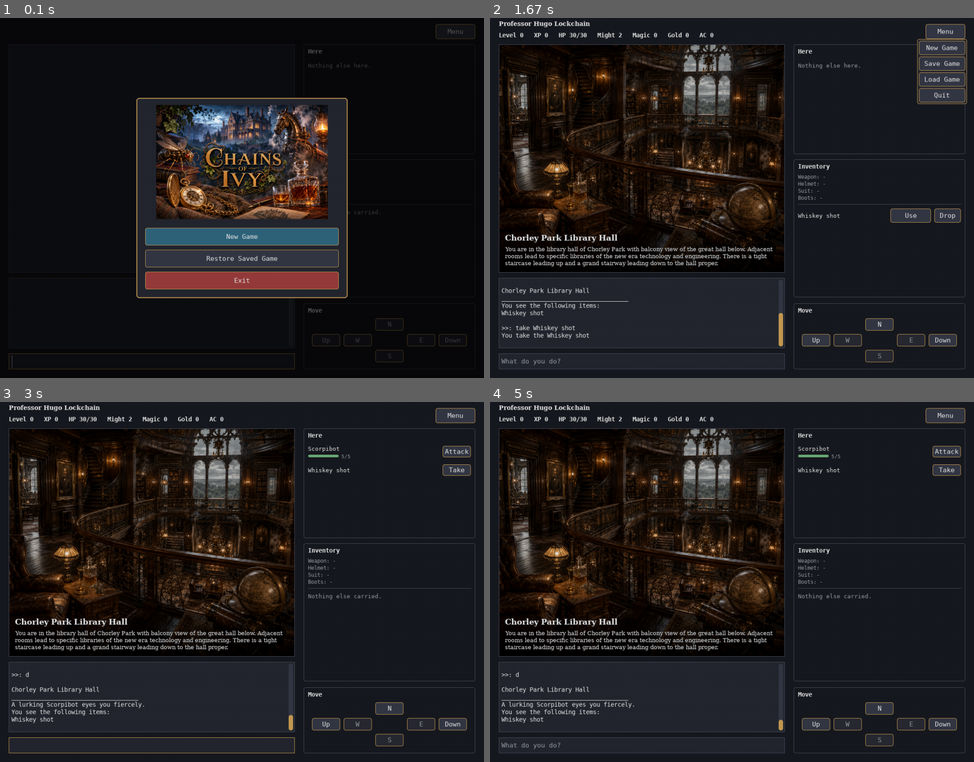
Above: before the commit, frames 1-4 (two rows, left to right).
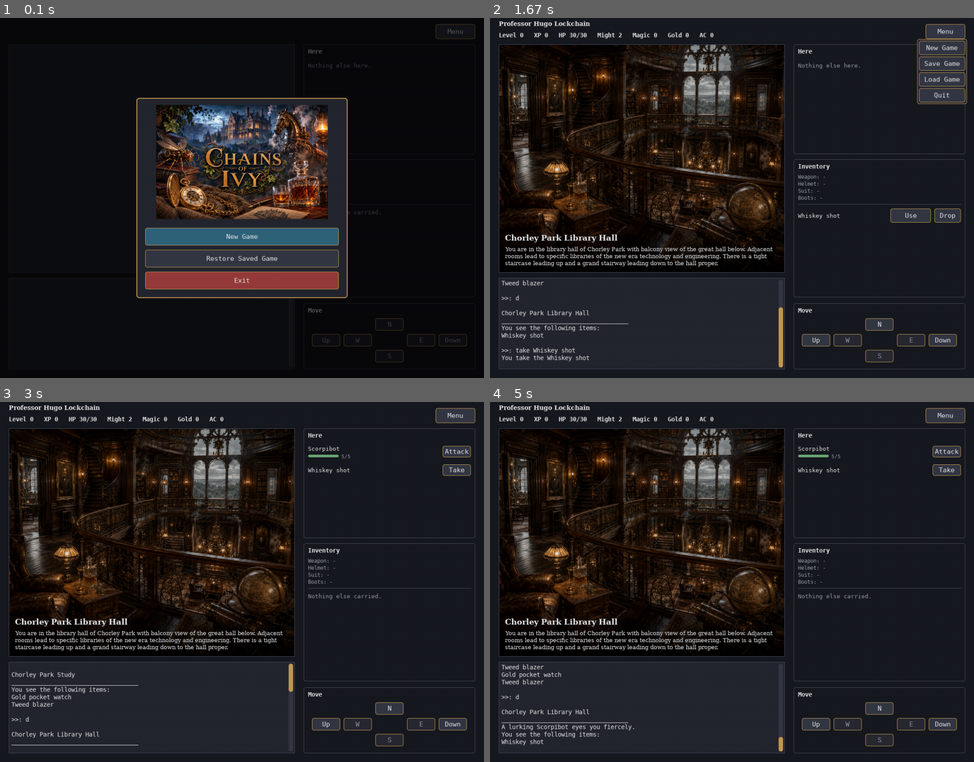
Above: after the commit, the same moments.

Repository: pkokosielis/Chains-of-Ivy
Game: pygame game, started from pygame_main.py
The game is run twice, just before and just after one commit, with the same random seed, the same clock (stepped at 60 frames per second) and the same inputs.
Inputs (mouse positions are in pixels of both pictures, inside the frame that each line leads up to):
- Up to frame 1 (0.1 s): no input
- Up to frame 2 (1.67 s): click "New Game" at 0.38 s; click "Down" at 0.72 s; press the mouse at (944, 68) at 1.03 s; move the mouse to (799, 72) at 1.13 s; release the mouse at (654, 79) at 1.27 s; press the mouse at (944, 32) at 1.37 s; move the mouse to (814, 144) at 1.47 s; release the mouse at (683, 255) at 1.6 s
- Up to frame 3 (3 s): press the mouse at (450, 430) at 1.7 s; move the mouse to (343, 531) at 1.8 s; release the mouse at (237, 632) at 1.93 s; press the mouse at (188, 607) at 2.03 s; move the mouse to (280, 657) at 2.13 s; release the mouse at (377, 711) at 2.27 s; click "Down" at 2.38 s; press the mouse at (290, 736) at 2.7 s; move the mouse to (290, 632) at 2.8 s; release the mouse at (290, 531) at 2.93 s
- Up to frame 4 (5 s): press the mouse at (877, 708) at 3.03 s; move the mouse to (761, 679) at 3.13 s; release the mouse at (640, 646) at 3.27 s; click "S" at 3.38 s; press the mouse at (814, 726) at 3.7 s; move the mouse to (746, 708) at 3.8 s; release the mouse at (678, 690) at 3.93 s; press the mouse at (944, 416) at 4.03 s; move the mouse to (862, 495) at 4.13 s; release the mouse at (780, 578) at 4.27 s; press the mouse at (940, 726) at 4.37 s; move the mouse to (761, 650) at 4.47 s; release the mouse at (577, 574) at 4.6 s; press the mouse at (940, 726) at 4.7 s; move the mouse to (765, 618) at 4.8 s; release the mouse at (591, 513) at 4.93 s

The runs differ from the first frame. In frame 1, 0.2% of the frame differs, in the area x 1-61%, y 93-98%; in frame 2, 1.2%; in frame 3, 1.3%; in frame 4, 1.4%, in the area x 1-61%, y 72-98%.

Commit message:
Remove the command input panel - every action now has a mouse path
The last two rounds of work (a proper Store dialog for buying, an
audit of what still needed typing) left exactly one real gap: buying.
With that closed, every action - movement, take/use/drop, talk,
attack, buy, save/load/new game/quit - has a button, panel row, or
Menu item. Nothing requires typing except a few conveniences (bulk
"take all", "help") the user explicitly said not to bother wiring up.
So the text input itself goes.

Removing it made several other things provably dead, not just
unused - they had no other way to ever run:

 - handleCommand()'s quit/save/restore/load/stats/inventory/drop-/buy-
   prefix branches: all typed-command shortcuts. The Menu's items call
   confirmExit/confirmSaveAs/confirmLoad directly; Use/Drop/Buy buttons
   call onUseItem/confirmDrop/confirmBuy directly. None of them ever
   routed through handleCommand - trimmed it to just the "talk"
   special-casing (still needed for the quest/storekeeper checks) and
   the generic fallback, now reached only by the Here pane's
   Talk/Attack/Take buttons.
 - The stats/inventory pulse-highlight feature (added two rounds ago):
   its only trigger was typing those words. Timers, the decrement loop,
   the border-flash drawing - all gone.

The Log pane grew 160px -> 208px to fill the space, running to the
bottom of the left column instead of stopping above an input box.

Test suite went 88 -> 80. Deleted 9: typed drop/buy for a nonexistent
item or with insufficient gold are UI-impossible now (Drop/Buy buttons
only ever target a real item already in front of the player), and
typed quit/save/restore/load/drop/buy dialog-opening tests duplicated
coverage the button-driven tests already had. Converted the ones with
still-unique value (prefilled save names, corrupted-save handling, the
restore-picker's empty state) to trigger via the Menu instead of a
typed string. Added one new test for the Store dialog's "decline the
purchase" path, which had no button-era equivalent yet.

Also removed two stray game.dat/player.dat files from the repo root
(gitignored legacy-autosave artifacts, unrelated to this change) that
were making test_do_restore_without_saved_game_reports_error fail
regardless of these edits - confirmed via git stash that it failed
identically against the unmodified commit.

80 tests pass.

Co-Authored-By: Claude Sonnet 5 <noreply@anthropic.com>

Diff:
--- a/pygame_main.py
+++ b/pygame_main.py
@@ -48,11 +48,6 @@
 WINDOW_WIDTH = 1100
 WINDOW_HEIGHT = 820
 
-# How long the Stats bar / Inventory pane border flashes accent-colored
-# after "stats"/"inventory" is typed, pointing at the panel that already
-# has the answer instead of dumping the same numbers into the log again.
-HIGHLIGHT_PULSE_SECONDS = 0.6
-
 BANNER_IMAGE_PATH = ".images/game_banner.png"
 # Maps a Room's numeric ID to the art shown for it on the main screen.
 # Not every room has art yet; rooms missing from this dict simply show no
@@ -503,9 +498,6 @@
       self.currentRoom = None
       self.player = None
 
-      self.statsHighlightTimer = 0.0
-      self.inventoryHighlightTimer = 0.0
-
       self.modalStack = ModalStack()
 
       # Left column: the Scene pane (room title + art + description) always
@@ -513,13 +505,13 @@
       # every room without art. It's the dominant panel now that room
       # entry no longer dumps the description into the log too (see
       # drawScenePane) - the log only needs to hold combat/event history,
-      # not be a second place to read where you are. Command input beneath.
+      # not be a second place to read where you are. Every action is
+      # reachable by mouse (Move/Here/Inventory/Menu), so there's no typed
+      # command input to make room for below it - the log runs to the
+      # bottom of the column instead.
       self.scenePaneRect = pygame.Rect(20, 60, 650, 520)
-      self.log = ScrollLog((20, 592, 650, 160))
+      self.log = ScrollLog((20, 592, 650, 208))
       iowSetViewer(self.log)
-
-      self.commandInput = TextInput((20, 764, 650, 36), placeholder="What do you do?",
-                                     on_submit=self.handleCommand)
 
       self.directionButtons = {}
       self._buildDirectionButtons()
@@ -579,33 +571,17 @@
       self.refreshUI()
 
    def handleCommand(self, rawAction):
+      """Dispatches an action string from a button click - Here pane's
+      Talk/Attack/Take (the only callers now that every action has a
+      mouse path and there's no text input left to type anything else
+      into). Save/Load/New Game/Quit go straight from the Menu to their
+      own confirm* methods; Use/Drop/Buy go straight from their panel's
+      button to onUseItem/confirmDrop/confirmBuy. Both bypass this
+      dispatcher entirely, same as before it lost its typed-command role."""
       action = rawAction.strip()
       if not action:
          return
       iowPrint("\n>>: " + action)
-
-      if action == "quit":
-         self.confirmExit()
-         return
-
-      if action in ("restore", "load"):
-         self.confirmLoad()
-         return
-
-      if action == "save":
-         self.confirmSaveAs()
-         return
-
-      if action == "stats":
-         # Stats are already always visible in the top bar; pulse it
-         # instead of dumping the same numbers into the log again.
-         self.statsHighlightTimer = HIGHLIGHT_PULSE_SECONDS
-         return
-
-      if action == "inventory":
-         # Same reasoning: the Inventory pane already shows this.
-         self.inventoryHighlightTimer = HIGHLIGHT_PULSE_SECONDS
-         return
 
       if action == "talk":
          pendingNpc = self.getPendingQuestNpc()
@@ -619,20 +595,6 @@
             self.openStore(self.currentRoom.storeKeeper)
             return
 
-      if action[:5] == "drop ":
-         item = self.player.getItemFromDescription(action[5:])
-         if item is not None:
-            self.confirmDrop(item)
-            return
-
-      if action[:4] == "buy ":
-         storeKeeper = self.currentRoom.storeKeeper if self.currentRoom else None
-         if storeKeeper is not None:
-            item = storeKeeper.existsItem(action[4:])
-            if item is not None and self.player.getGold() >= item.getItemValue():
-               self.confirmBuy(storeKeeper, item)
-               return
-
       self.performAction(action)
 
    def performAction(self, action):
@@ -645,7 +607,6 @@
 
    def finishStartup(self):
       self.refreshUI()
-      self.commandInput.focused = True
 
    def handleStartChoice(self, choice):
       if choice == "start-restore":
@@ -956,8 +917,6 @@
          + "   Gold " + str(player.gold) + "   AC " + str(player.getArmorClass())
       )
       statsRect = pygame.Rect(20, 4, self.adminMenu.toggleButton.rect.x - 30, 52)
-      if self.statsHighlightTimer > 0:
-         pygame.draw.rect(self.screen, COLOR_ACCENT, statsRect.inflate(12, 8), width=2, border_radius=4)
 
       # Name reads as a heading (serif, matching the Scene pane's room
       # title) on its own line above the numbers, rather than folded into
@@ -1085,9 +1044,7 @@
    def drawInventoryPane(self):
       rect = self.inventoryPaneRect
       pygame.draw.rect(self.screen, COLOR_BACKGROUND, rect)
-      highlighted = self.inventoryHighlightTimer > 0
-      borderColor = COLOR_ACCENT if highlighted else COLOR_BORDER
-      pygame.draw.rect(self.screen, borderColor, rect, width=(2 if highlighted else 1), border_radius=4)
+      pygame.draw.rect(self.screen, COLOR_BORDER, rect, width=1, border_radius=4)
       titleSurf = getFont(14, bold=True).render("Inventory", True, COLOR_TEXT)
       self.screen.blit(titleSurf, (rect.x + 10, rect.y + 8))
 
@@ -1149,7 +1106,6 @@
       self.drawStatsBar()
       self.drawScenePane()
       self.log.draw(self.screen)
-      self.commandInput.draw(self.screen)
       self.drawHerePane()
       self.drawInventoryPane()
       self.drawDirectionPane()
@@ -1172,7 +1128,6 @@
       if self.adminMenu.handle_event(event):
          return
 
-      self.commandInput.handle_event(event)
       self.log.handle_event(event)
       for button in self.directionButtons.values():
          button.handle_event(event)
@@ -1187,10 +1142,7 @@
          dt = self.clock.tick(60) / 1000.0
          for event in pygame.event.get():
             self.handleEvent(event)
-         self.commandInput.update(dt)
          self.modalStack.update(dt)
-         self.statsHighlightTimer = max(0.0, self.statsHighlightTimer - dt)
-         self.inventoryHighlightTimer = max(0.0, self.inventoryHighlightTimer - dt)
          self.draw()
       pygame.quit()
 
--- a/tests/test_pygame_main_smoke.py
+++ b/tests/test_pygame_main_smoke.py
@@ -2,11 +2,16 @@
 
 Pygame has no OS-level input simulator like Textual's Pilot, so these
 drive the app directly at the Python-call level instead: calling
-app.handleCommand(...)/app.onDirectionClick(...) the same way the real
-event loop would, and invoking a dialog's button on_click callbacks
-directly rather than synthesizing real mouse clicks. Runs against a dummy
-SDL video driver so no real window is needed - see pygame_main.py and
-pygame_widgets.py for the frontend these exercise.
+app.onDirectionClick(...)/_clickMenuItem(...) and invoking a dialog's or
+panel row's button on_click callbacks directly, the same actions a real
+click would trigger. There's no typed-command entry point left to
+simulate - every action reaches the app through a button, the Menu, or a
+Here/Inventory panel row - so app.handleCommand(...) is only still
+useful directly for its three remaining real callers (Here pane's
+Talk/Attack/Take) and as a way to poke the generic engine-dispatch
+fallback with an arbitrary string. Runs against a dummy SDL video driver
+so no real window is needed - see pygame_main.py and pygame_widgets.py
+for the frontend these exercise.
 """
 import os
 
@@ -47,6 +52,12 @@
    return app, app.log.getText()
 
 
+def _clickMenuItem(app, label):
+   app.adminMenu.toggleButton.on_click()
+   button = next(b for b in app.adminMenu.itemButtons if b.label == label)
+   button.on_click()
+
+
 def _build_store_room():
    item = Item("Test Tonic", "Scroll", 3)
    item.setItemValue(10)
@@ -215,15 +226,18 @@
 
 # -- Save / restore / load / quit -------------------------------------------
 #
-# Save Game and Load Game are the only save mechanic - there's no separate
-# unnamed quick-save slot. "save" always prompts for a name (pre-filled
-# with an auto-incrementing "saved-N" default so Enter alone works), and
-# both "restore" and "load" open the same named-save picker.
+# Save Game and Load Game (the Menu's only two save-related items - see
+# test_pygame_admin_menu_has_no_separate_restore_item) are the only save
+# mechanic; there's no separate unnamed quick-save slot. Save always
+# prompts for a name (pre-filled with an auto-incrementing "saved-N"
+# default so Enter alone works). The engine still recognizes "restore"
+# and "load" as separate command strings, but nothing in the UI sends
+# either one anymore - Load Game covers both.
 
 def test_pygame_save_shows_prefilled_name_dialog_and_cancel_skips_it():
    app = ChainsOfIvyPygameApp()
    _startNewGame(app)
-   app.handleCommand("save")
+   _clickMenuItem(app, "Save Game")
    top = app.modalStack.top
    assert isinstance(top, SaveNameScreen)
    assert top.nameInput.value == "saved-1"
@@ -237,7 +251,7 @@
    monkeypatch.chdir(tmp_path)
    app = ChainsOfIvyPygameApp()
    _startNewGame(app)
-   app.handleCommand("save")
+   _clickMenuItem(app, "Save Game")
    app.modalStack.top.widgets[1].on_click()  # Save, using the prefilled name
    assert (tmp_path / "saves" / "saved-1.dat").exists()
 
@@ -247,41 +261,22 @@
    app = ChainsOfIvyPygameApp()
    _startNewGame(app)
 
-   app.handleCommand("save")
+   _clickMenuItem(app, "Save Game")
    app.modalStack.top.widgets[1].on_click()  # -> saved-1
-   app.handleCommand("save")
+   _clickMenuItem(app, "Save Game")
    assert app.modalStack.top.nameInput.value == "saved-2"
    app.modalStack.top.widgets[1].on_click()  # -> saved-2
 
    app.nextAction.doNamedSave(app.currentRoom, app.player, "before-boss")
 
-   app.handleCommand("save")
+   _clickMenuItem(app, "Save Game")
    assert app.modalStack.top.nameInput.value == "saved-3"
 
 
-def test_pygame_restore_and_load_commands_both_open_the_named_picker(tmp_path, monkeypatch):
-   monkeypatch.chdir(tmp_path)
-   app = ChainsOfIvyPygameApp()
-   _startNewGame(app)
-   app.handleCommand("save")
-   app.modalStack.top.widgets[1].on_click()  # -> saved-1
-
-   app.onDirectionClick("d")
-   assert app.currentRoom.getTitle() == "Chorley Park Library Hall"
-
-   app.handleCommand("restore")
-   assert isinstance(app.modalStack.top, LoadPickerScreen)
-   app.modalStack.top.widgets[0].on_click()  # pick "saved-1"
-   assert isinstance(app.modalStack.top, ConfirmScreen)
-   app.modalStack.top.widgets[0].on_click()  # Yes
-
-   assert app.currentRoom.getTitle() == "Chorley Park Study"
-
-
 def test_pygame_quit_shows_exit_dialog_and_cancel_resumes_play():
    app = ChainsOfIvyPygameApp()
    _startNewGame(app)
-   app.handleCommand("quit")
+   _clickMenuItem(app, "Quit")
    assert isinstance(app.modalStack.top, ExitScreen)
    app.modalStack.top.widgets[2].on_click()  # Cancel
    assert not app.modalStack.active
@@ -291,22 +286,9 @@
 def test_pygame_quit_exit_without_saving_exits_app():
    app = ChainsOfIvyPygameApp()
    _startNewGame(app)
-   app.handleCommand("quit")
+   _clickMenuItem(app, "Quit")
    app.modalStack.top.widgets[1].on_click()  # Exit without saving
    assert app.running is False
-
-
-def _clickMenuItem(app, label):
-   app.adminMenu.toggleButton.on_click()
-   button = next(b for b in app.adminMenu.itemButtons if b.label == label)
-   button.on_click()
-
-
-def test_pygame_admin_menu_quit_opens_same_exit_dialog_as_typed_quit():
-   app = ChainsOfIvyPygameApp()
-   _startNewGame(app)
-   _clickMenuItem(app, "Quit")
-   assert isinstance(app.modalStack.top, ExitScreen)
 
 
 def test_pygame_admin_menu_toggle_opens_and_closes():
@@ -390,7 +372,7 @@
    app = ChainsOfIvyPygameApp()
    _startNewGame(app)
 
-   app.handleCommand("quit")
+   _clickMenuItem(app, "Quit")
    app.modalStack.top.widgets[0].on_click()  # Save Game
    assert isinstance(app.modalStack.top, SaveNameScreen)
 
@@ -408,7 +390,7 @@
    app = ChainsOfIvyPygameApp()
    _startNewGame(app)
 
-   app.handleCommand("quit")
+   _clickMenuItem(app, "Quit")
    app.modalStack.top.widgets[0].on_click()  # Save Game
    app.modalStack.top._trySubmit("before-the-boss")
    app.modalStack.top.widgets[1].on_click()  # Exit
@@ -421,7 +403,7 @@
    app = ChainsOfIvyPygameApp()
    _startNewGame(app)
 
-   app.handleCommand("quit")
+   _clickMenuItem(app, "Quit")
    app.modalStack.top.widgets[0].on_click()
    saveScreen = app.modalStack.top
    assert isinstance(saveScreen, SaveNameScreen)
@@ -431,16 +413,16 @@
    assert saveScreen.showError is True
 
 
-def test_pygame_load_command_with_no_saves_shows_empty_picker(tmp_path, monkeypatch):
-   monkeypatch.chdir(tmp_path)
-   app = ChainsOfIvyPygameApp()
-   _startNewGame(app)
-   app.handleCommand("load")
+def test_pygame_load_with_no_saves_shows_empty_picker(tmp_path, monkeypatch):
+   monkeypatch.chdir(tmp_path)
+   app = ChainsOfIvyPygameApp()
+   _startNewGame(app)
+   _clickMenuItem(app, "Load Game")
    assert isinstance(app.modalStack.top, LoadPickerScreen)
    assert app.modalStack.top.noSavesRect is not None
 
 
-def test_pygame_load_command_with_corrupted_save_reports_error(tmp_path, monkeypatch):
+def test_pygame_load_with_corrupted_save_reports_error(tmp_path, monkeypatch):
    monkeypatch.chdir(tmp_path)
    savesDir = tmp_path / "saves"
    savesDir.mkdir()
@@ -448,7 +430,7 @@
 
    app = ChainsOfIvyPygameApp()
    _startNewGame(app)
-   app.handleCommand("load")
+   _clickMenuItem(app, "Load Game")
    assert isinstance(app.modalStack.top, LoadPickerScreen)
    app.modalStack.top.widgets[0].on_click()  # pick "Broken"
    assert isinstance(app.modalStack.top, ConfirmScreen)
@@ -458,12 +440,12 @@
    assert "could not be loaded" in app.log.getText()
 
 
-def test_pygame_load_command_picks_and_restores_named_save(tmp_path, monkeypatch):
-   monkeypatch.chdir(tmp_path)
-   app = ChainsOfIvyPygameApp()
-   _startNewGame(app)
-
-   app.handleCommand("quit")
+def test_pygame_load_picks_and_restores_named_save(tmp_path, monkeypatch):
+   monkeypatch.chdir(tmp_path)
+   app = ChainsOfIvyPygameApp()
+   _startNewGame(app)
+
+   _clickMenuItem(app, "Quit")
    app.modalStack.top.widgets[0].on_click()
    app.modalStack.top._trySubmit("Study Snapshot")
    app.modalStack.top.widgets[0].on_click()  # Continue
@@ -471,7 +453,7 @@
    app.onDirectionClick("d")
    assert app.currentRoom.getTitle() == "Chorley Park Library Hall"
 
-   app.handleCommand("load")
+   _clickMenuItem(app, "Load Game")
    assert isinstance(app.modalStack.top, LoadPickerScreen)
    app.modalStack.top.widgets[0].on_click()
    assert isinstance(app.modalStack.top, ConfirmScreen)
@@ -635,95 +617,38 @@
    assert buyButton.enabled is False
 
 
-def test_pygame_store_dialog_close_button_dismisses():
+def test_pygame_store_dialog_buy_button_confirm_no_cancels_purchase():
    app = ChainsOfIvyPygameApp()
    _startNewGame(app)
    room, storeKeeper, item = _build_store_room()
    app.currentRoom = room
-
-   app.handleCommand("talk")
-   closeButton = app.modalStack.top.widgets[-1]
-   closeButton.on_click()
-
-   assert not app.modalStack.active
-
-
-def test_pygame_drop_shows_dialog_and_no_cancels():
-   app = ChainsOfIvyPygameApp()
-   _startNewGame(app)
-   app.handleCommand("take all")
-
-   app.handleCommand("drop Gold pocket watch")
-   assert isinstance(app.modalStack.top, ConfirmScreen)
-   app.modalStack.top.widgets[1].on_click()  # No
-
-   assert "hold onto the Gold pocket watch" in app.log.getText()
-   assert any(item.getName() == "Gold pocket watch" for item in app.player.inventory)
-
-
-def test_pygame_drop_confirmed_removes_item():
-   app = ChainsOfIvyPygameApp()
-   _startNewGame(app)
-   app.handleCommand("take all")
-
-   app.handleCommand("drop Gold pocket watch")
-   app.modalStack.top.widgets[0].on_click()  # Yes
-
-   assert not any(item.getName() == "Gold pocket watch" for item in app.player.inventory)
-
-
-def test_pygame_drop_unknown_item_skips_dialog():
-   app, output = _play(["drop nonexistent item"])
-   assert "I don't have a nonexistent item" in output
-
-
-def test_pygame_buy_shows_dialog_and_no_cancels():
-   app = ChainsOfIvyPygameApp()
-   _startNewGame(app)
-   room, storeKeeper, item = _build_store_room()
-   app.currentRoom = room
    app.player.incrementGold(100)
 
-   app.handleCommand("buy Test Tonic")
+   app.handleCommand("talk")
+   store = app.modalStack.top
+   _item, buyButton = store.itemRows[0]
+   buyButton.on_click()
+
    assert isinstance(app.modalStack.top, ConfirmScreen)
    app.modalStack.top.widgets[1].on_click()  # No
 
    assert "decide not to buy" in app.log.getText()
    assert app.player.getGold() == 100
    assert not any(i.getName() == "Test Tonic" for i in app.player.inventory)
-
-
-def test_pygame_buy_confirmed_completes_purchase():
+   # Declining leaves the store dialog open too, same as confirming does.
+   assert app.modalStack.top is store
+
+
+def test_pygame_store_dialog_close_button_dismisses():
    app = ChainsOfIvyPygameApp()
    _startNewGame(app)
    room, storeKeeper, item = _build_store_room()
    app.currentRoom = room
-   app.player.incrementGold(100)
-
-   app.handleCommand("buy Test Tonic")
-   app.modalStack.top.widgets[0].on_click()  # Yes
-
-   assert app.player.getGold() == 90
-   assert any(i.getName() == "Test Tonic" for i in app.player.inventory)
-
-
-def test_pygame_buy_unknown_item_skips_dialog():
-   app = ChainsOfIvyPygameApp()
-   _startNewGame(app)
-   room, storeKeeper, item = _build_store_room()
-   app.currentRoom = room
-
-   app.handleCommand("buy nonexistent item")
-   assert "There is no nonexistent item available to buy!" in app.log.getText()
-
-
-def test_pygame_buy_insufficient_gold_skips_dialog():
-   app = ChainsOfIvyPygameApp()
-   _startNewGame(app)
-   room, storeKeeper, item = _build_store_room()
-   app.currentRoom = room
-
-   app.handleCommand("buy Test Tonic")
+
+   app.handleCommand("talk")
+   closeButton = app.modalStack.top.widgets[-1]
+   closeButton.on_click()
+
    assert not app.modalStack.active
 
 
